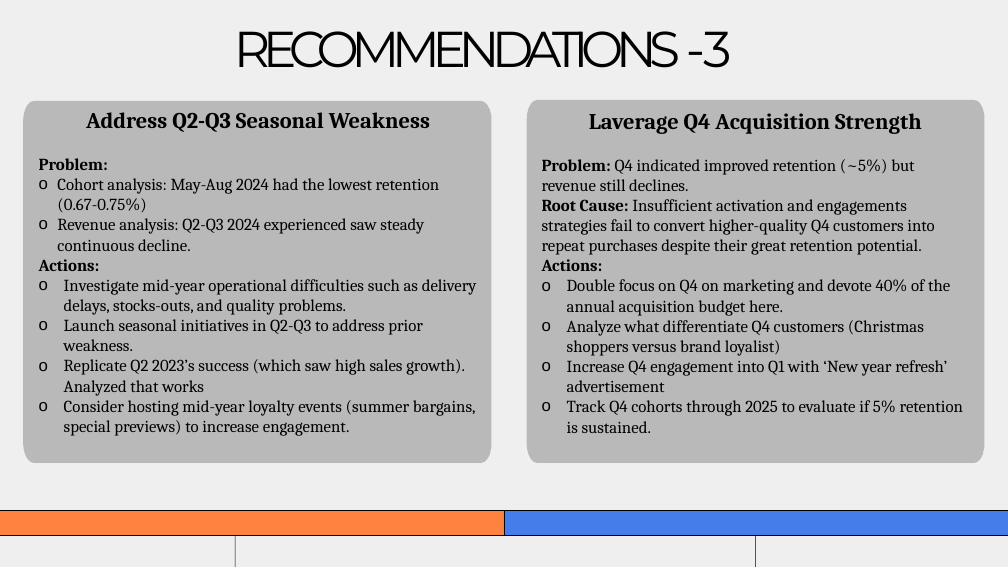
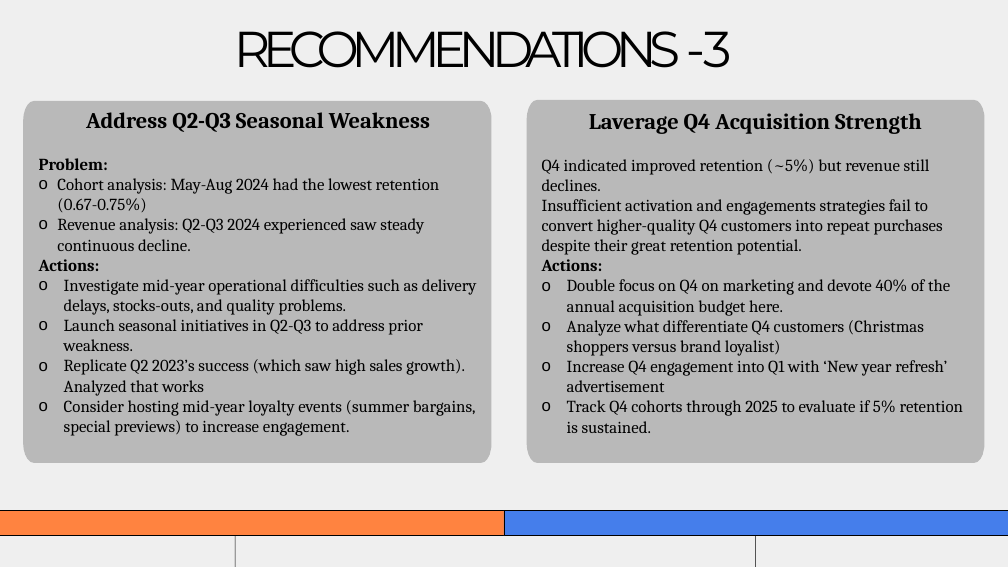
Before and after one commit to TachooDa/Customer-Segmentation-Analysis, a slide deck: slide 18 of cohort retention & rfm analysis.pptx. Drawn at 1008x567 pixels with LibreOffice and Linux fonts; fonts in the diff are those of the drawing. Boxes give left, top, right and bottom in pixels: in the first picture for what was removed or moved away, otherwise in the second. Text is boxed around its words. In the diff, an @@ line names an element or a change of style, - is before the commit and + after.

```diff
--- a/cohort retention & rfm analysis.pptx
+++ b/cohort retention & rfm analysis.pptx
@@ text at [542, 159, 943, 271]: text changed @@
-Problem: Q4 indicated improved retention (~5%) but revenue still declines.
-Root Cause: Insufficient activation and engagements strategies fail to convert higher-quality Q4 customers into repeat purchases despite their great retention potential.
-Actions:
+Q4 indicated improved retention (~5%) but revenue still declines.
+Insufficient activation and engagements strategies fail to convert higher-quality Q4 customers into repeat purchases despite their great retention potential.
+Actions:
```
Also in this commit, not shown: 3 other slides changed.
